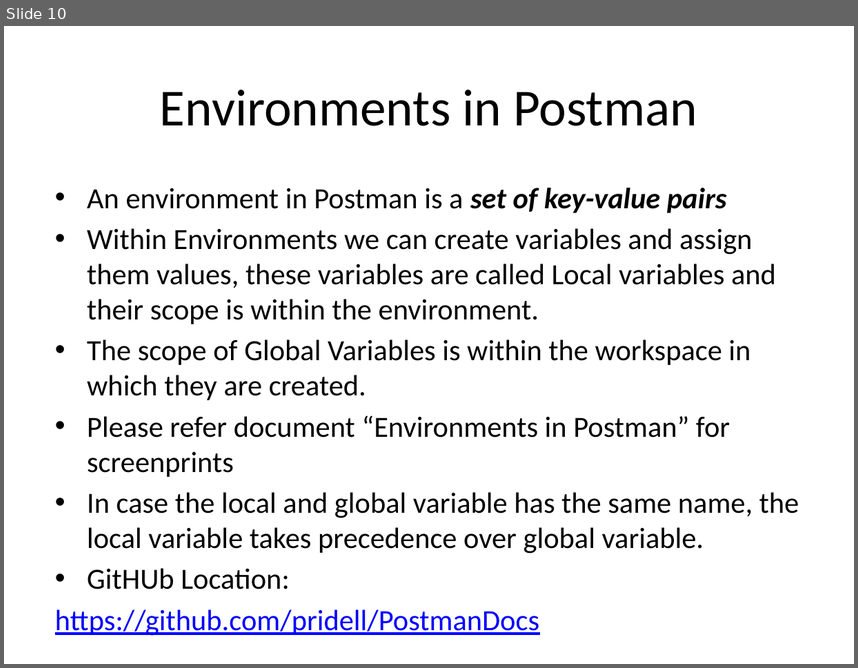
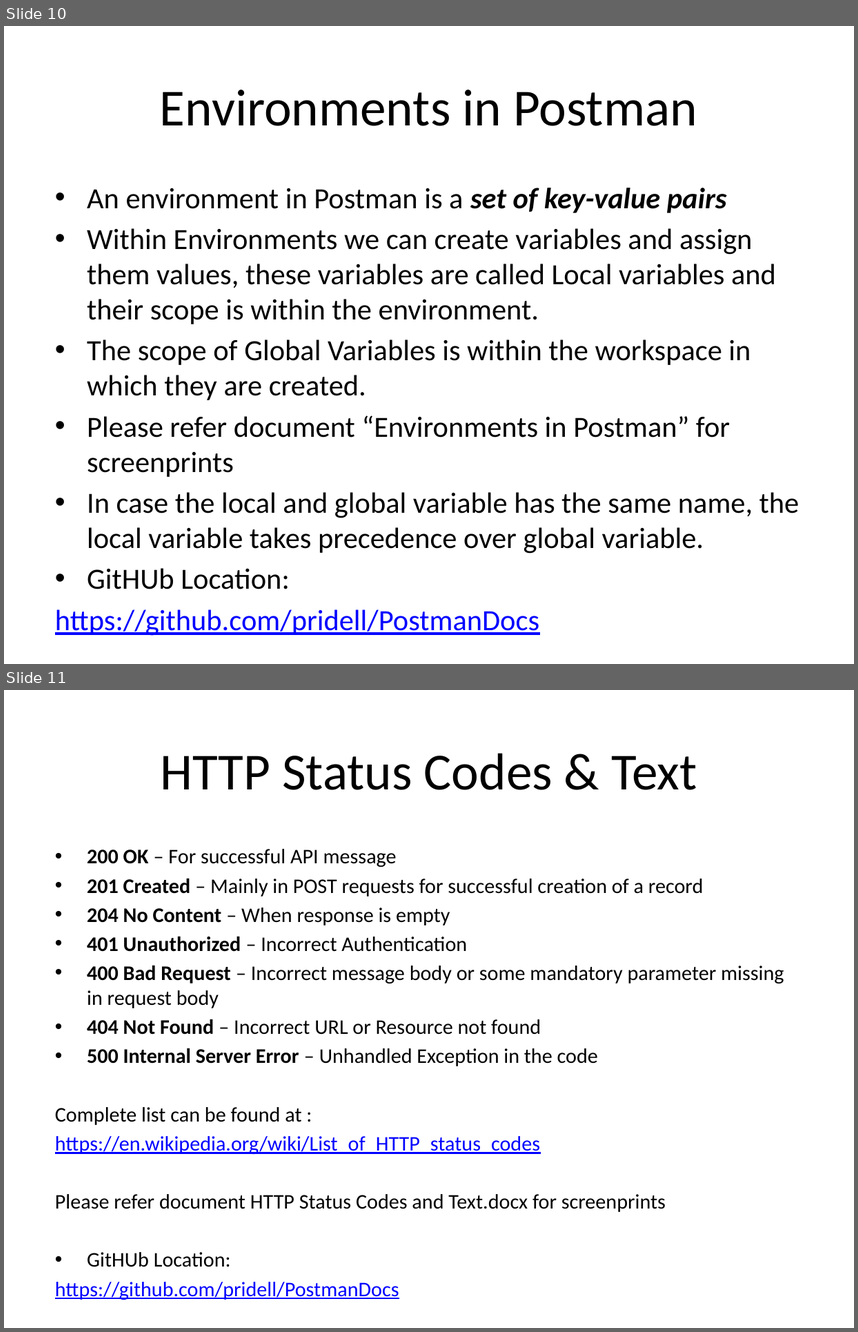
Before and after one commit to pridell/PostmanDocs, a slide deck: API & Web Services Testing Training Postman.pptx. Shown one above the other, each under a label of ours: slide 10 before the commit, slides 10 and 11 after it. The pictures are 858x668 and 858x1332 pixels, drawn with LibreOffice and Linux fonts; fonts in the diff are those of the drawing. Boxes give left, top, right and bottom in pixels: in the first picture for what was removed or moved away, otherwise in the second. Text is boxed around its words. In the diff, an @@ line names an element or a change of style, - is before the commit and + after.

```diff
--- a/API & Web Services Testing Training Postman.pptx
+++ b/API & Web Services Testing Training Postman.pptx
@@ slide 11 added at <box>4,690,854,1328</box>, background #FFFFFF @@
@@ title added at <box>160,753,697,790</box>, 44 pt, text #000000 @@
+HTTP Status Codes & Text
@@ text added at <box>55,849,784,1267</box>, 17.6 pt, text #000000 @@
+• 200 OK – For successful API message
+• 201 Created – Mainly in POST requests for successful creation of a record
+• 204 No Content – When response is empty
+• 401 Unauthorized – Incorrect Authentication
+• 400 Bad Request – Incorrect message body or some mandatory parameter missing in request body
+• 404 Not Found – Incorrect URL or Resource not found
+• 500 Internal Server Error – Unhandled Exception in the code
+Complete list can be found at :
+https://en.wikipedia.org/wiki/List_of_HTTP_status_codes
+Please refer document HTTP Status Codes and Text.docx for screenprints
+• GitHUb Location:
+https://github.com/pridell/PostmanDocs
```
Also in this commit, not shown: 2 other files.
